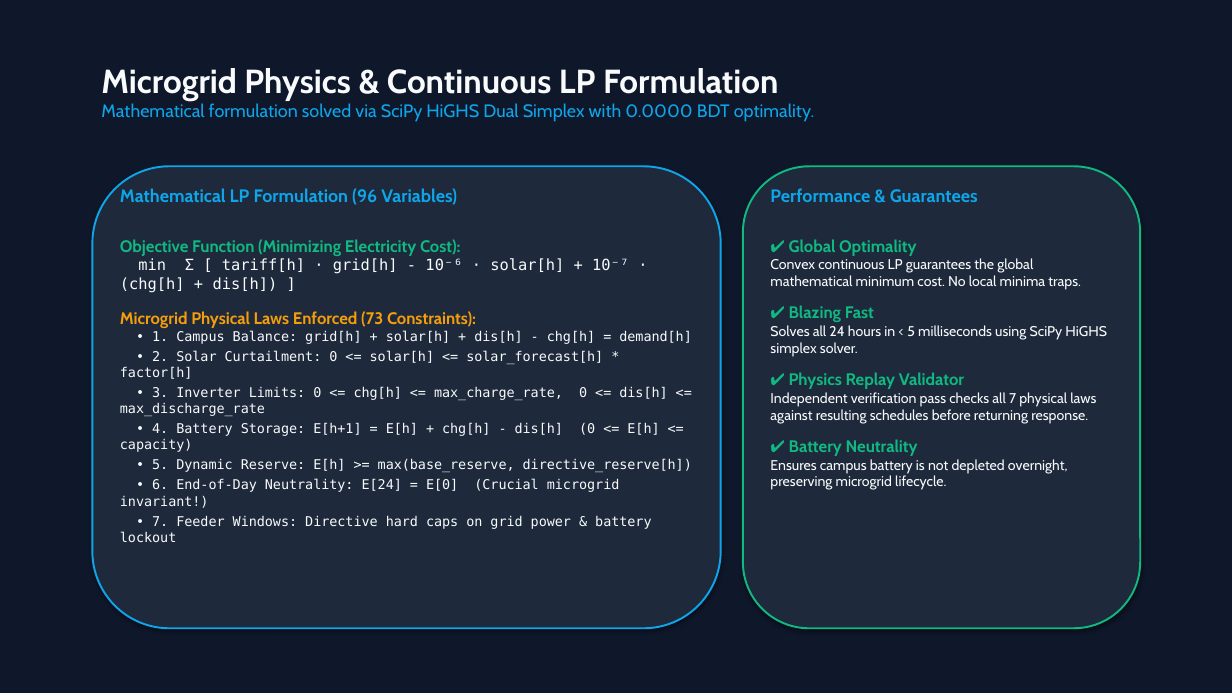
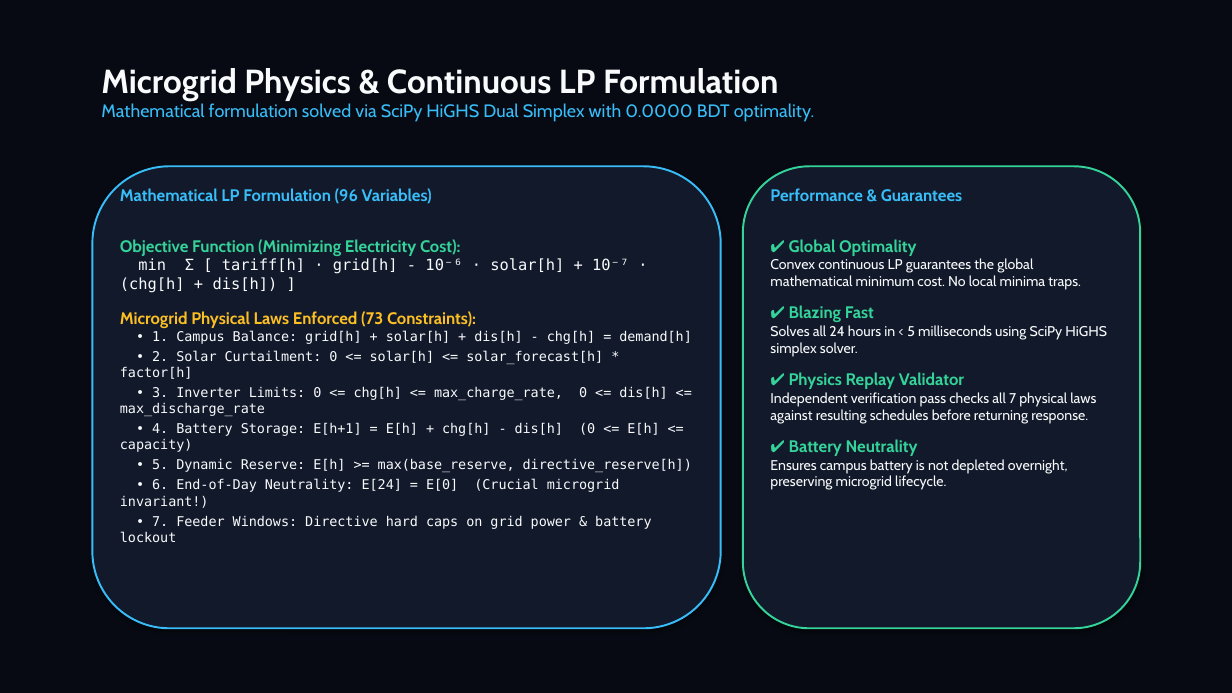
Before and after one commit to happinessisreal/gridwise-energy-optimizer, a slide deck: slide 4 of presentation.pptx. Drawn at 1232x693 pixels with LibreOffice and Linux fonts; fonts in the diff are those of the drawing. Boxes give left, top, right and bottom in pixels: in the first picture for what was removed or moved away, otherwise in the second. Text is boxed around its words. In the diff, an @@ line names an element or a change of style, - is before the commit and + after.

```diff
--- a/presentation.pptx
+++ b/presentation.pptx
@@ rectangle at <box>0,0,1232,693</box>: fill #0F172A to #070A12 @@
@@ text at <box>101,103,814,122</box>: text colour #0EA5E9 to #38BDF8 in "Mathematical formulation solved via SciPy HiGHS Dual ..." @@
@@ rounded rectangle at <box>92,166,721,628</box>: fill #1E293B to #12192A; outline #0EA5E9 1.5 pt to #38BDF8 1.5 pt @@
@@ rounded rectangle at <box>743,166,1141,628</box>: fill #1E293B to #12192A; outline #10B981 1.5 pt to #34D399 1.5 pt @@
@@ text "Mathematical LP Formulation (96 Variables)" at <box>120,188,432,204</box>: size 14 to 13 pt, text colour #0EA5E9 to #38BDF8 @@
@@ text "Performance & Guarantees" at <box>770,188,962,201</box>: size 14 to 13 pt, text colour #0EA5E9 to #38BDF8 @@
@@ text at <box>120,239,476,328</box>: text colour #10B981 to #34D399 in "Objective Function (Minimizing Electricity Cost):"; text colour #F59E0B to #FBBF24 in "Microgrid Physical Laws Enforced (73 Constraints):" @@
@@ text at <box>789,239,964,456</box>: text colour #10B981 to #34D399 in "✔ Global Optimality", "✔ Blazing Fast", "✔ Physics Replay Validator", "✔ Battery Neutrality" @@
```
Also in this commit, not shown: 5 other slides changed, 4 other files.
